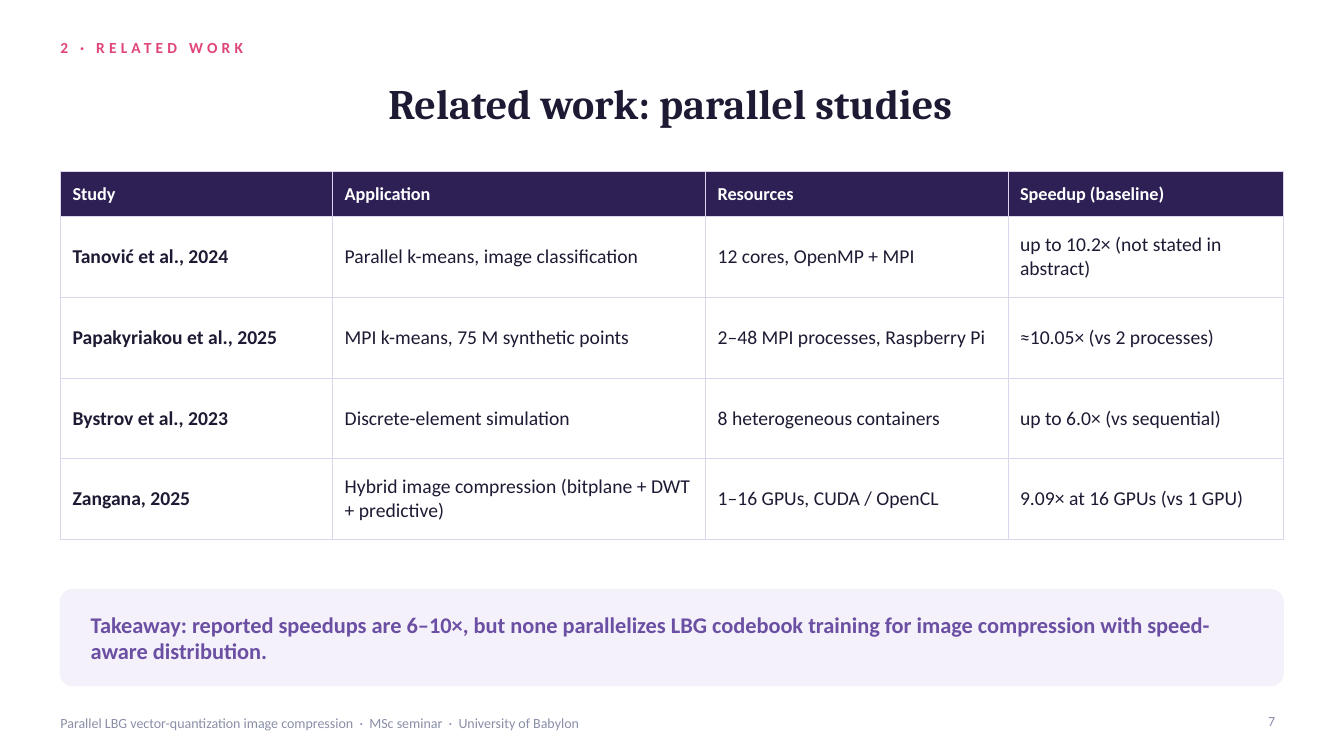
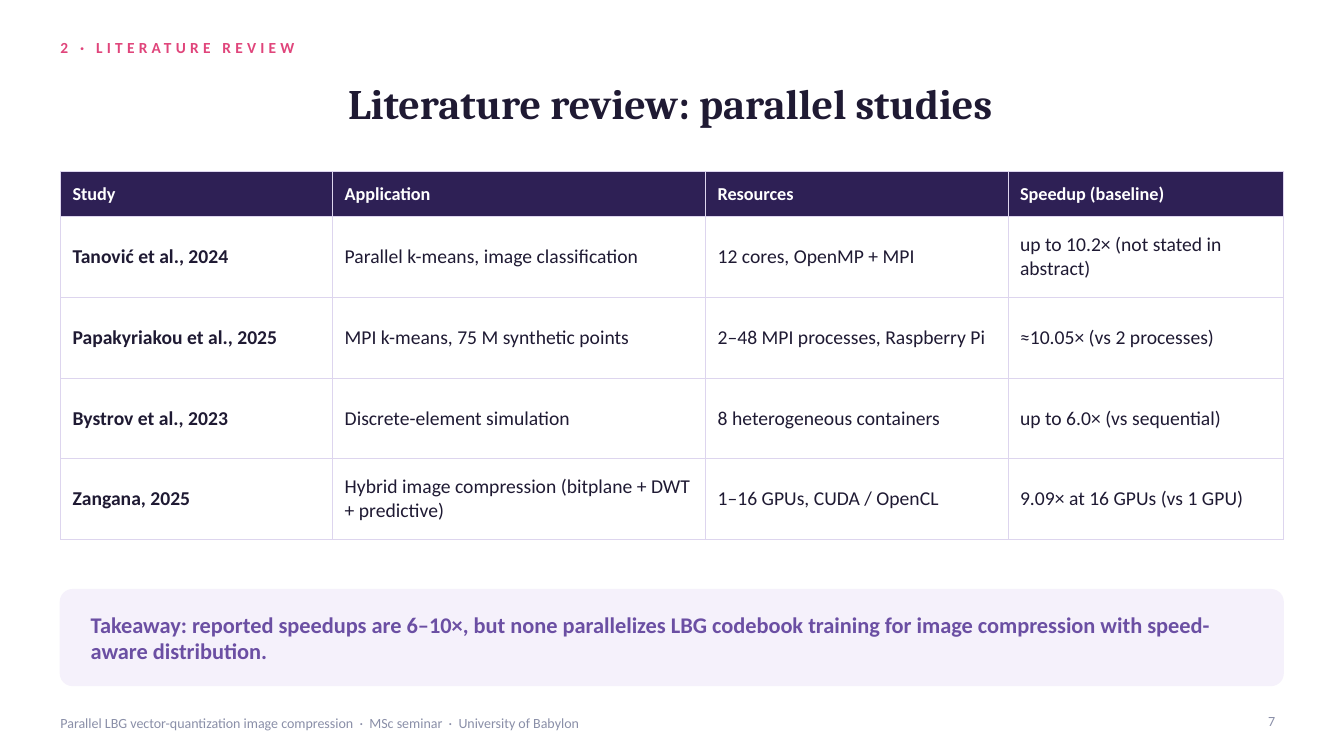
Before and after one commit to ibtihal-cpu/mihk, a slide deck: slide 7 of results/seminar/Seminar_Ibtihal_v2.pptx. Drawn at 1344x756 pixels with LibreOffice and Linux fonts; fonts in the diff are those of the drawing. Boxes give left, top, right and bottom in pixels: in the first picture for what was removed or moved away, otherwise in the second. Text is boxed around its words. In the diff, an @@ line names an element or a change of style, - is before the commit and + after.

```diff
--- a/results/seminar/Seminar_Ibtihal_v2.pptx
+++ b/results/seminar/Seminar_Ibtihal_v2.pptx
@@ title at [348,90,993,128]: text changed @@
-Related work: parallel studies
+Literature review: parallel studies
```
Also in this commit, not shown: 34 other slides changed, 3 other files.
